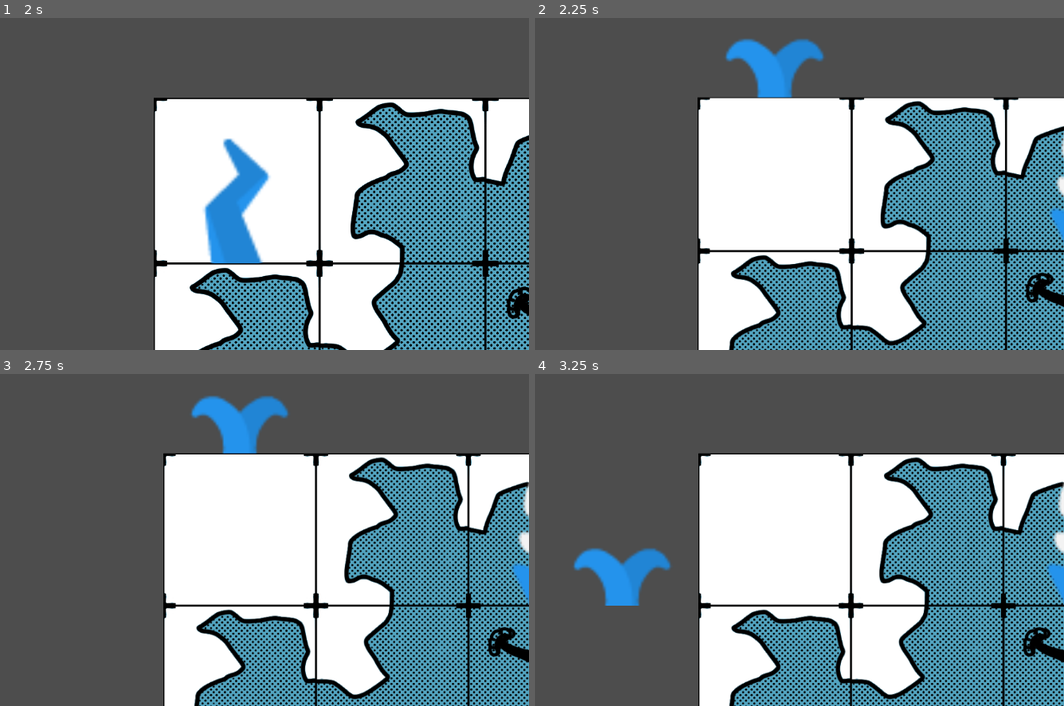
Above: before the commit, frames 1-4 (two rows, left to right).
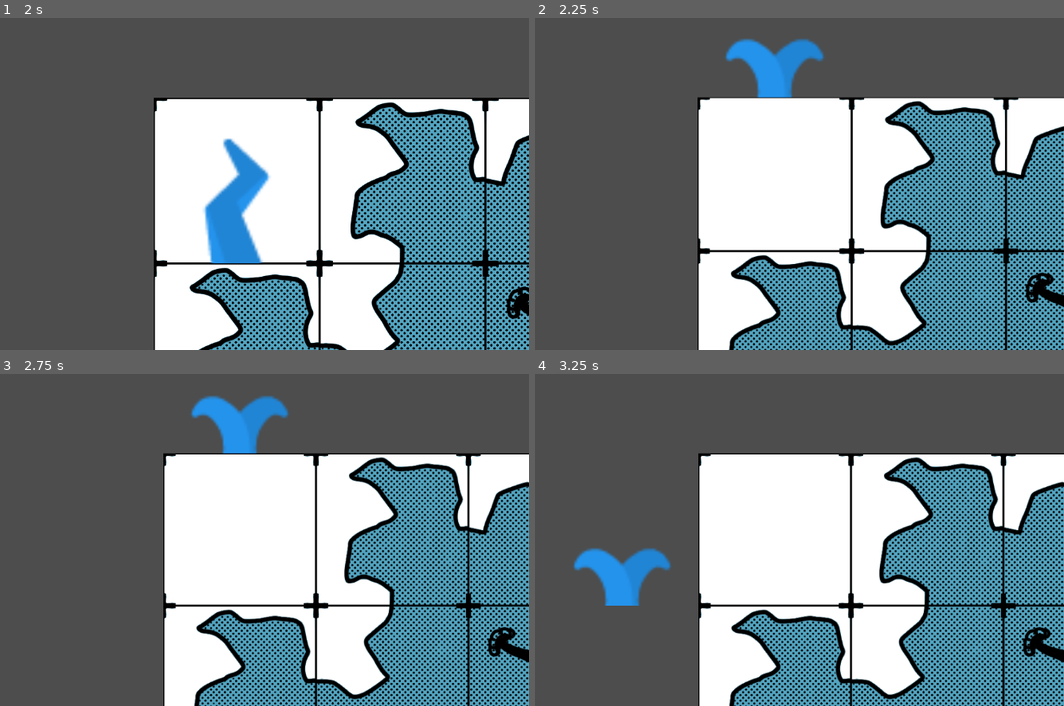
Above: after the commit, the same moments.

Repository: jonas2602/TheSchmenJam2025_09
Game: Godot game, scene res://scenes/map_test.tscn
Same seed, same stepped clock (60 frames per second), same inputs: the game is played once before the commit and once after it.
Inputs (mouse positions are in pixels of both pictures, inside the frame that each line leads up to):
- Up to frame 1 (2 s): tap Enter at 0.5 s; move the mouse to (349, 154) at 0.52 s; right-click (349, 154) at 0.6 s; click (349, 154) at 0.67 s; tap Space at 1.25 s; drag from (84, 190) to (179, 243) at 1.27 s
- Up to frame 2 (2.25 s): tap Enter at 2 s; move the mouse to (810, 91) at 2.02 s; tap Mouse wheel down (zoomOut) at 2.1 s; click (810, 91) at 2.17 s
- Up to frame 3 (2.75 s): no input
- Up to frame 4 (3.25 s): drag from (714, 599) to (556, 473) at 2.77 s

Frame 1 is identical in both runs. In frame 2, 0.3% of the frame differs, in the area x 97-100%, y 34-68%; in frame 3, 0.4%; in frame 4, 0.4%, in the area x 96-100%, y 32-70%.

Commit message:
small cam cleanup before handling zoom

Diff:
--- a/scripts/map_controller.gd
+++ b/scripts/map_controller.gd
@@ -136,11 +136,8 @@
 	# need to detect mouse over
 	if event is InputEventMouseMotion:
 		#print("Mouse is at: ", event.position)
-		var topLeft := Vector2(0, 0);
-		if get_viewport().get_camera_2d():
-			topLeft = get_viewport().get_camera_2d().position - get_viewport_rect().size / 2;
 
-		var cell_pos : Vector2i = occupation_layer.local_to_map(event.position + topLeft)
+		var cell_pos : Vector2i = occupation_layer.local_to_map(_mouse_to_local(event.position))
 		if (cell_pos != GlobalEventSystem.hovered_tile_pos):
 			print("Tile ", cell_pos, " is hovered")
 			_update_hovered_tile(GlobalEventSystem.hovered_tile_pos, cell_pos)
@@ -149,7 +146,7 @@
 
 	var is_left_click_pressed : bool = event is InputEventMouseButton and event.is_pressed() and event.button_index == MOUSE_BUTTON_LEFT
 	if is_left_click_pressed:
-		var cell_pos : Vector2i = occupation_layer.local_to_map(event.position)
+		var cell_pos : Vector2i = occupation_layer.local_to_map(_mouse_to_local(event.position))
 		_update_attack_tiles(cell_pos)
 
 		# emit tile click event
@@ -159,6 +156,14 @@
 		pass
 	pass
 
+func _mouse_to_local(mouse_pos : Vector2):
+	# todo need to handle the pos
+	var top_left := Vector2(0, 0)
+	var cam : Camera2D = get_viewport().get_camera_2d()
+	if cam:
+		top_left = cam.position - get_viewport_rect().size / 2;
+
+	return top_left + mouse_pos
 
 func _start_conquering(attack_origin_pos : Vector2i, attack_target_pos : Vector2i):
 	interaction_layer.set_cell(attack_origin_pos, 0, atlas_coords_active_attack_self, 0)
